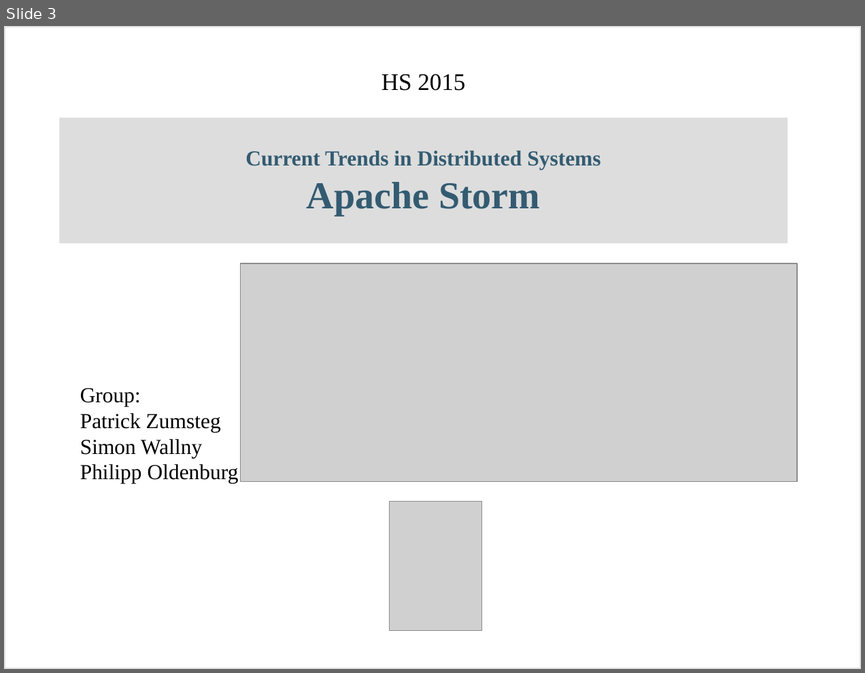
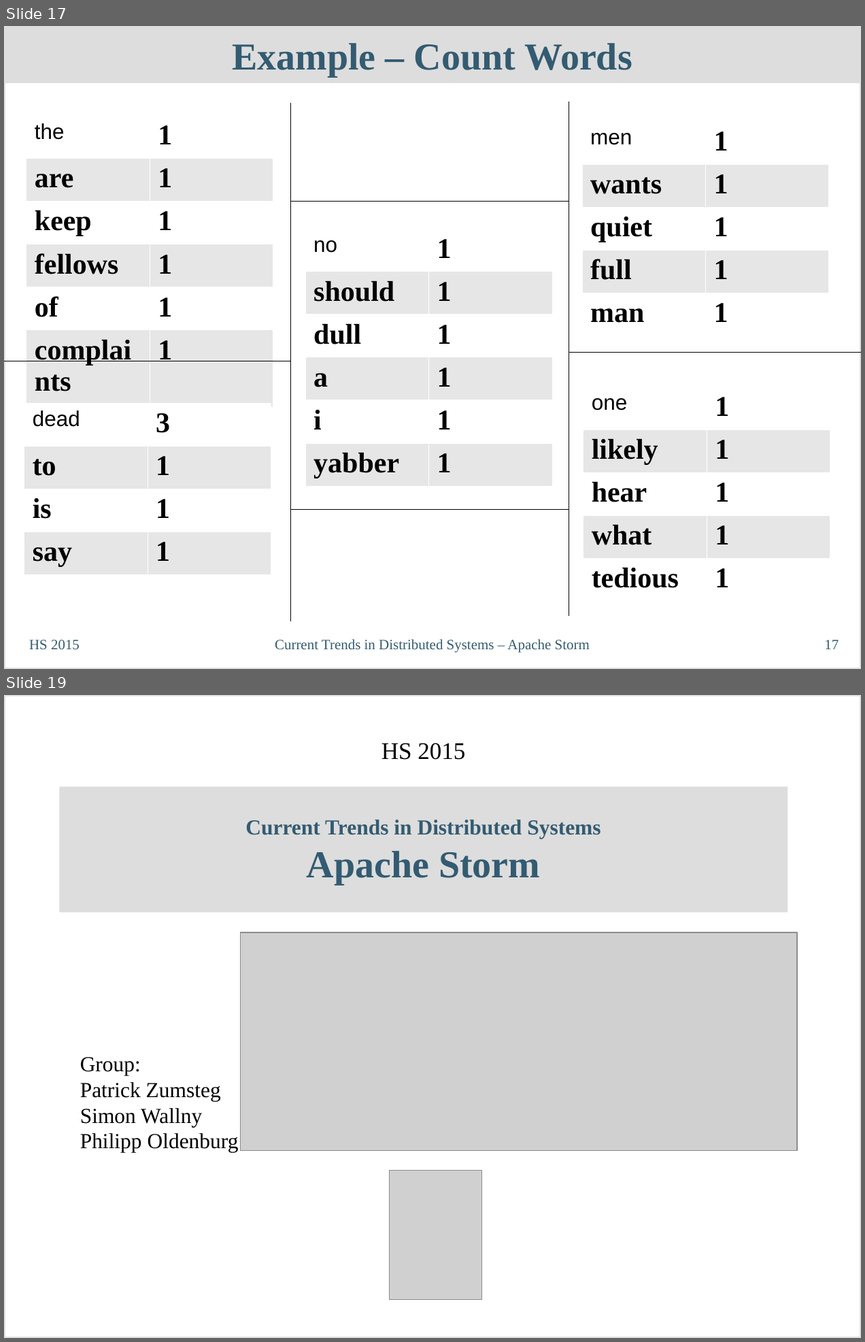
Before and after one commit to philipp-oldenburg/ctds-storm, a slide deck: Storm-Referat/CT-Präsentation - Simon.odp. Shown one above the other, each under a label of ours: slide 3 before the commit, slides 17 and 19 after it; the slides between them are not shown. The pictures are 865x673 and 865x1342 pixels, drawn with LibreOffice and Linux fonts; fonts in the diff are those of the drawing; grey boxes stand for pictures. Boxes give left, top, right and bottom in pixels: in the first picture for what was removed or moved away, otherwise in the second. Text is boxed around its words. In the diff, an @@ line names an element or a change of style, - is before the commit and + after.

```diff
--- a/Storm-Referat/CT-Präsentation - Simon.odp
+++ b/Storm-Referat/CT-Präsentation - Simon.odp
@@ slide 17 added at bbox=[4, 26, 861, 669], background #FFFFFF; not listed: 1 template element that a slide beside it also shows @@
@@ title added at bbox=[4, 26, 861, 83], fill #DDDDDD, 32 pt, text #335B71, bold @@
+Example – Count Words
@@ line added from (291, 103) to (291, 620), #000000 0 pt @@
@@ line added from (568, 102) to (568, 615), #000000 0 pt @@
@@ table added at bbox=[26, 115, 273, 364], 6 rows, 2 columns @@
+the | 1
+are | 1
+keep | 1
+fellows | 1
+of | 1
+complaints | 1
@@ table added at bbox=[581, 121, 828, 325], 5 rows, 2 columns @@
+men | 1
+wants | 1
+quiet | 1
+full | 1
+man | 1
@@ line added from (291, 201) to (568, 201), #000000 0 pt @@
@@ table added at bbox=[305, 228, 551, 481], 6 rows, 2 columns @@
+no | 1
+should | 1
+dull | 1
+a | 1
+i | 1
+yabber | 1
@@ line added from (568, 352) to (861, 352), #000000 0 pt @@
@@ line added from (4, 361) to (290, 361), #000000 0 pt @@
@@ table added at bbox=[583, 386, 830, 590], 5 rows, 2 columns @@
+one | 1
+likely | 1
+hear | 1
+what | 1
+tedious | 1
@@ table added at bbox=[24, 402, 271, 569], 4 rows, 2 columns @@
+dead | 3
+to | 1
+is | 1
+say | 1
@@ line added from (291, 509) to (568, 509), #000000 0 pt @@
@@ text added at bbox=[29, 639, 79, 649], 12 pt, text #335B71 @@
+HS 2015
@@ text added at bbox=[275, 639, 589, 652], 12 pt, text #335B71 @@
+Current Trends in Distributed Systems – Apache Storm
@@ page number added at bbox=[824, 639, 838, 649], 12 pt, text #335B71 @@
+17
@@ what was slide 3 is now slide 19 @@
```
Also in this commit, not shown: 1 slide changed, 15 other slides added.
